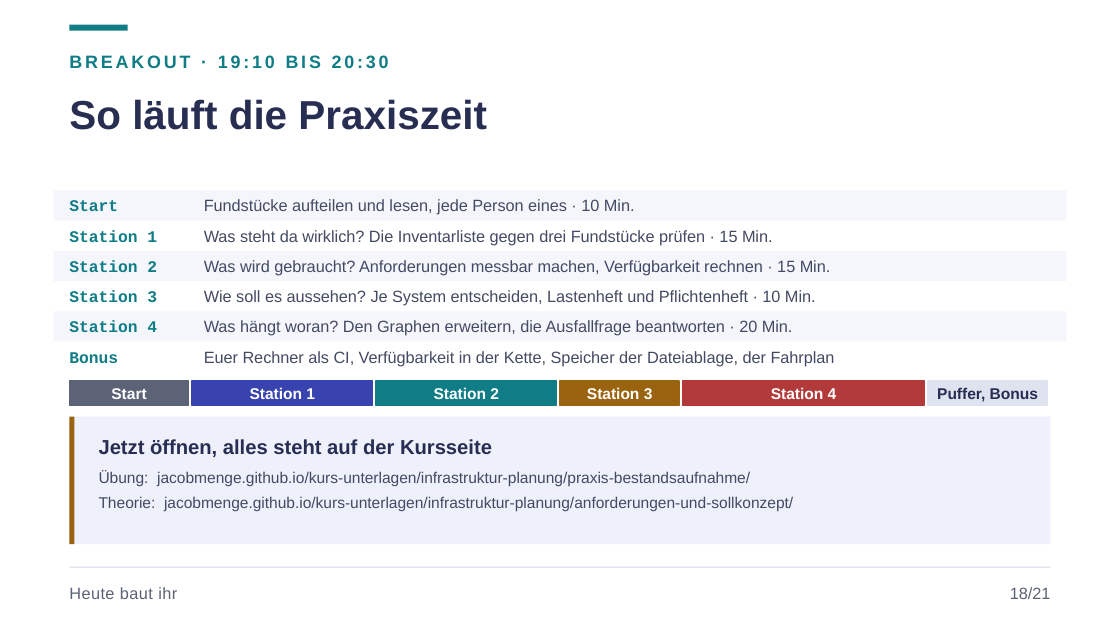
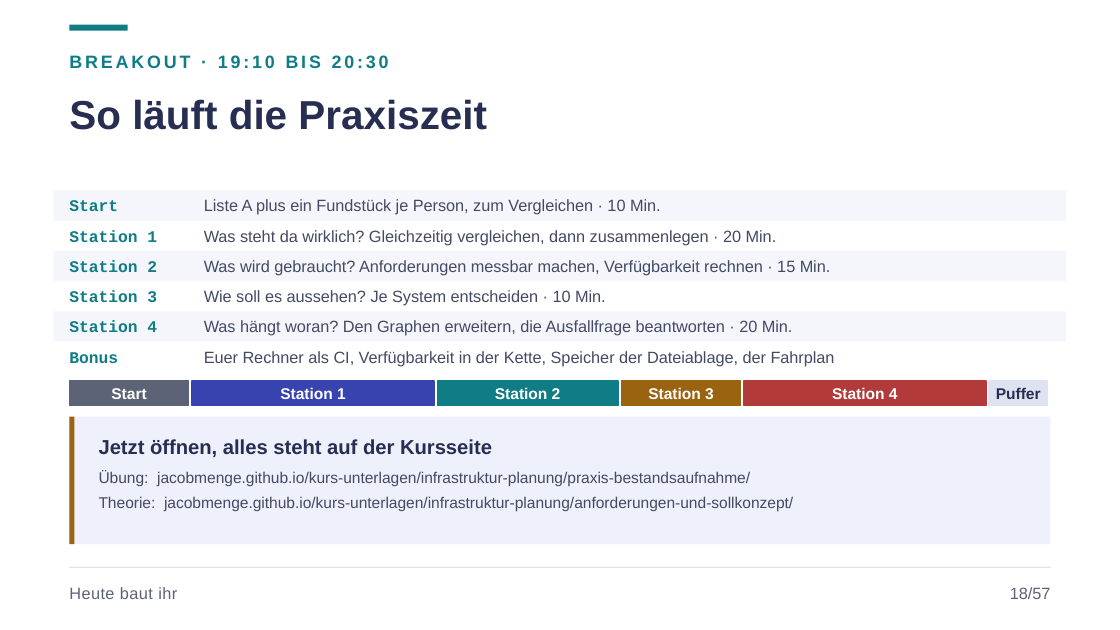
Before and after one commit to JacobMenge/kurs-unterlagen, a slide deck: slide 21 of folien/13-vom-ist-zum-soll.pptx. Drawn at 1120x630 pixels with LibreOffice and Linux fonts; fonts in the diff are those of the drawing. Boxes give left, top, right and bottom in pixels: in the first picture for what was removed or moved away, otherwise in the second. Text is boxed around its words. In the diff, an @@ line names an element or a change of style, - is before the commit and + after.

```diff
--- a/folien/13-vom-ist-zum-soll.pptx
+++ b/folien/13-vom-ist-zum-soll.pptx
@@ text at [204, 199, 661, 215]: text changed @@
-Fundstücke aufteilen und lesen, jede Person eines · 10 Min.
+Liste A plus ein Fundstück je Person, zum Vergleichen · 10 Min.
@@ text at [204, 230, 777, 245]: text changed @@
-Was steht da wirklich? Die Inventarliste gegen drei Fundstücke prüfen · 15 Min.
+Was steht da wirklich? Gleichzeitig vergleichen, dann zusammenlegen · 20 Min.
@@ text at [204, 290, 606, 306]: text changed @@
-Wie soll es aussehen? Je System entscheiden, Lastenheft und Pflichtenheft · 10 Min.
+Wie soll es aussehen? Je System entscheiden · 10 Min.
@@ text "Station 1": place and size @@
-text "Station 1" at [250, 387, 315, 399]
+text "Station 1" at [280, 387, 346, 399]
@@ rectangle: place and size @@
-rectangle at [193, 381, 373, 405]
+rectangle at [193, 381, 435, 405]
@@ 3 texts, 3 rectangles: place and size @@
-3 texts, 3 rectangles at [376, 381, 924, 405]
+3 texts, 3 rectangles at [437, 381, 986, 405]
@@ rectangle: place and size @@
-rectangle at [928, 381, 1047, 405]
+rectangle at [989, 381, 1047, 405]
@@ text at [996, 387, 1041, 399]: text changed @@
-Puffer, Bonus
+Puffer
@@ text at [1010, 587, 1051, 599]: text changed @@
-18/21
+18/57
```
Also in this commit, not shown: 21 other slides changed, 37 slides added, 22 other files.
